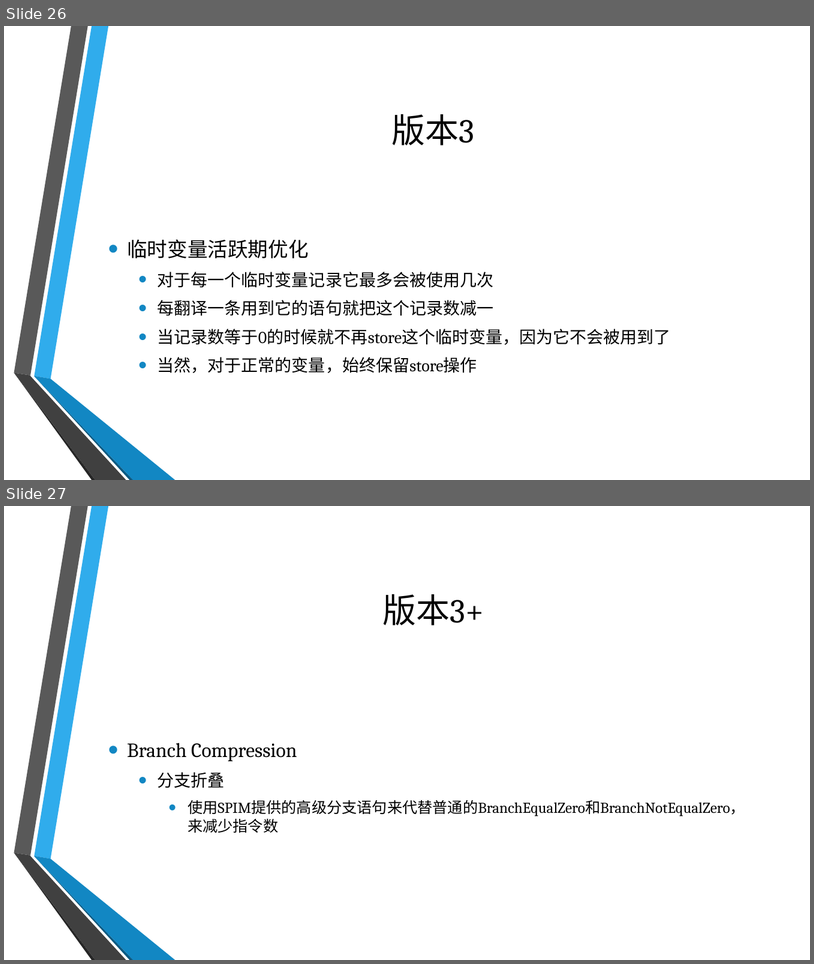
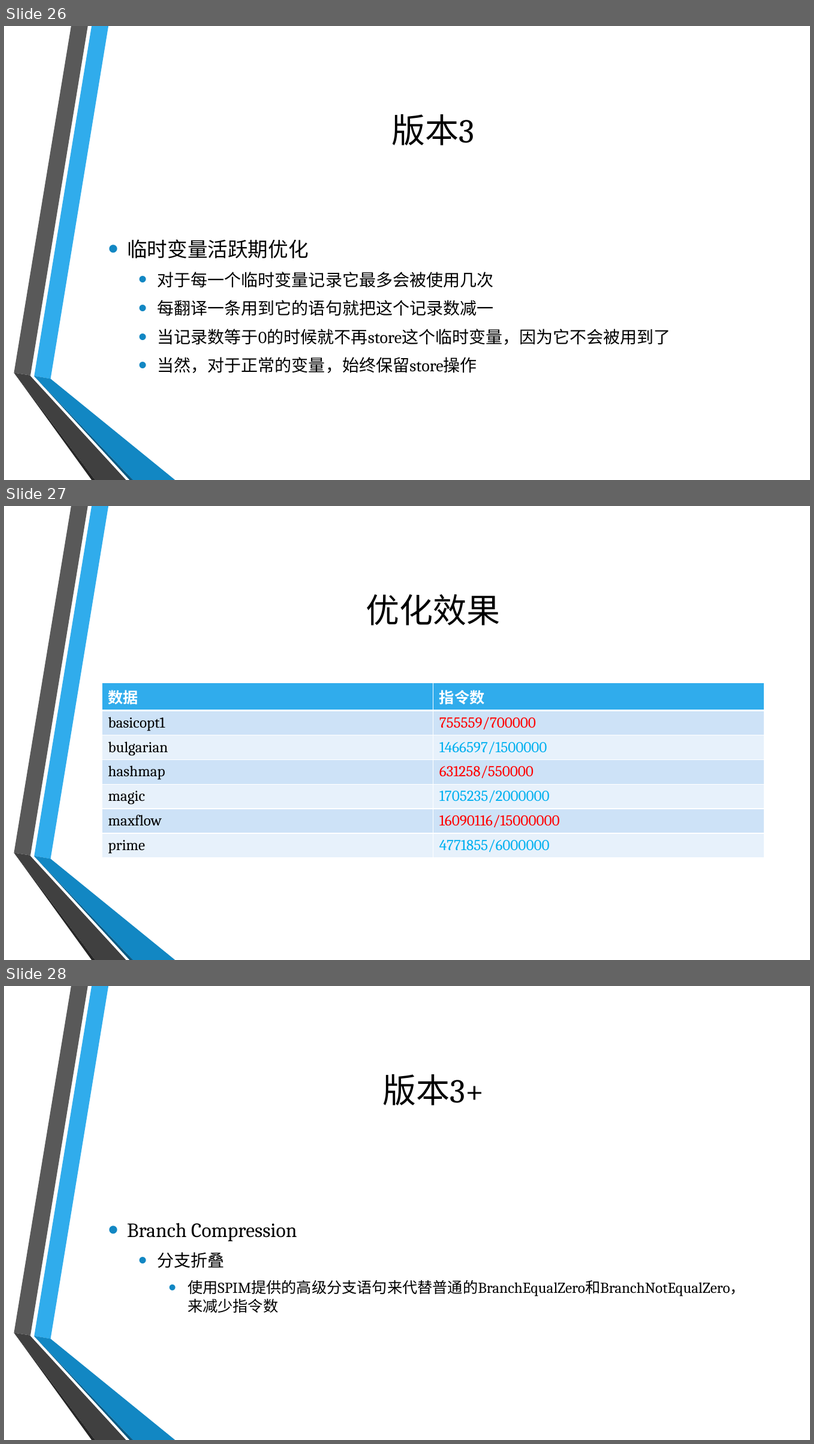
Before and after one commit to BreakVoid/Mental, a slide deck: slide/slide.pptx. Shown one above the other, each under a label of ours: slides 26 and 27 before the commit, slides 26, 27 and 28 after it. The pictures are 814x964 and 814x1444 pixels, drawn with LibreOffice and Linux fonts; fonts in the diff are those of the drawing; background and template pictures are left out. Boxes give left, top, right and bottom in pixels: in the first picture for what was removed or moved away, otherwise in the second. Text is boxed around its words. In the diff, an @@ line names an element or a change of style, - is before the commit and + after.

```diff
--- a/slide/slide.pptx
+++ b/slide/slide.pptx
@@ slide 27 added at (4, 506, 810, 960), background picture (left out); not listed: 6 template elements that a slide beside it also shows @@
@@ title added at (366, 594, 501, 625), 40 pt, text #000000 @@
+优化效果
@@ table added at (102, 682, 765, 856), 7 rows, 2 columns @@
+数据 | 指令数
+basicopt1 | 755559/700000
+bulgarian | 1466597/1500000
+hashmap | 631258/550000
+magic | 1705235/2000000
+maxflow | 16090116/15000000
+prime | 4771855/6000000
@@ what was slide 27 is now slide 28 @@
```
Also in this commit, not shown: 6 other slides added.
